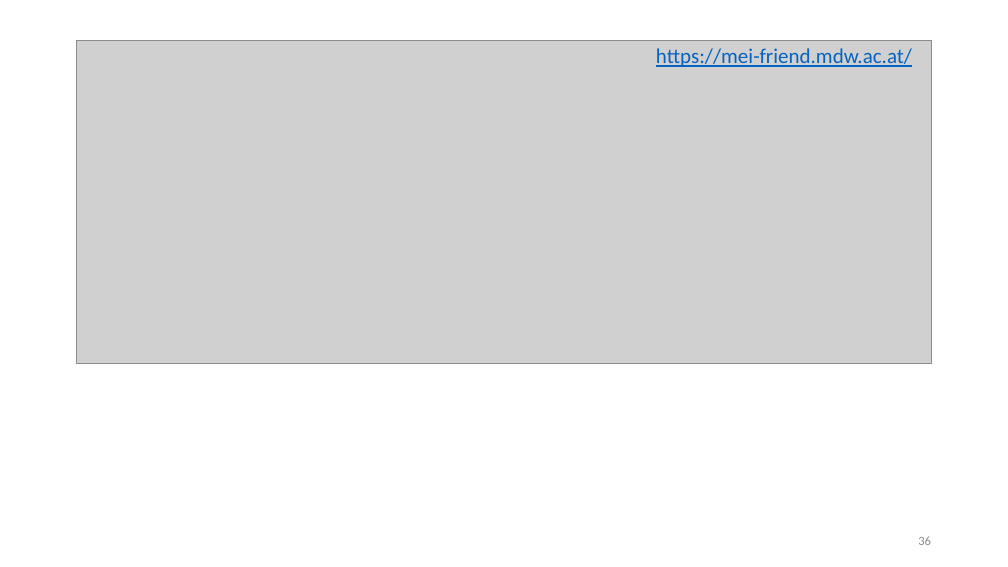
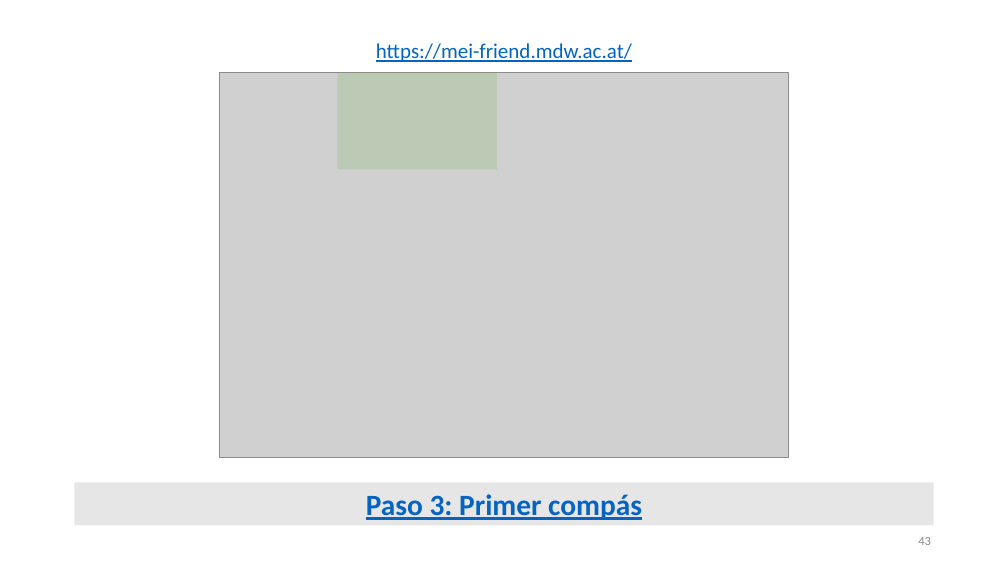
Before and after one commit to martha-thomae/Taller_de_codificacion_en_MEI, a slide deck: slide 43 of Taller_TEI2024_MThomae.pptx (slide 36 before the commit). Drawn at 1008x567 pixels with LibreOffice and Linux fonts; fonts in the diff are those of the drawing; grey boxes stand for pictures. Boxes give left, top, right and bottom in pixels: in the first picture for what was removed or moved away, otherwise in the second. Text is boxed around its words. In the diff, an @@ line names an element or a change of style, - is before the commit and + after.

```diff
--- a/Taller_TEI2024_MThomae.pptx
+++ b/Taller_TEI2024_MThomae.pptx
@@ text "https://mei-friend.mdw.ac.at/": place and size @@
-text "https://mei-friend.mdw.ac.at/" at (656,48,912,67)
+text "https://mei-friend.mdw.ac.at/" at (376,43,632,62)
@@ picture: place and size @@
-picture at (77,41,932,364)
+picture at (219,73,789,457)
@@ rectangle added at (337,73,497,169), fill #70AD47 at 20% opacity @@
@@ rectangle added at (74,482,934,526), fill #E7E6E6, 28 pt, text #0563C1, bold, underline @@
+Paso 3: Primer compás
@@ page number at (918,537,931,545): text changed @@
-36
+43
```
Also in this commit, not shown: 6 other slides changed, 27 slides added, 1 slide removed.
